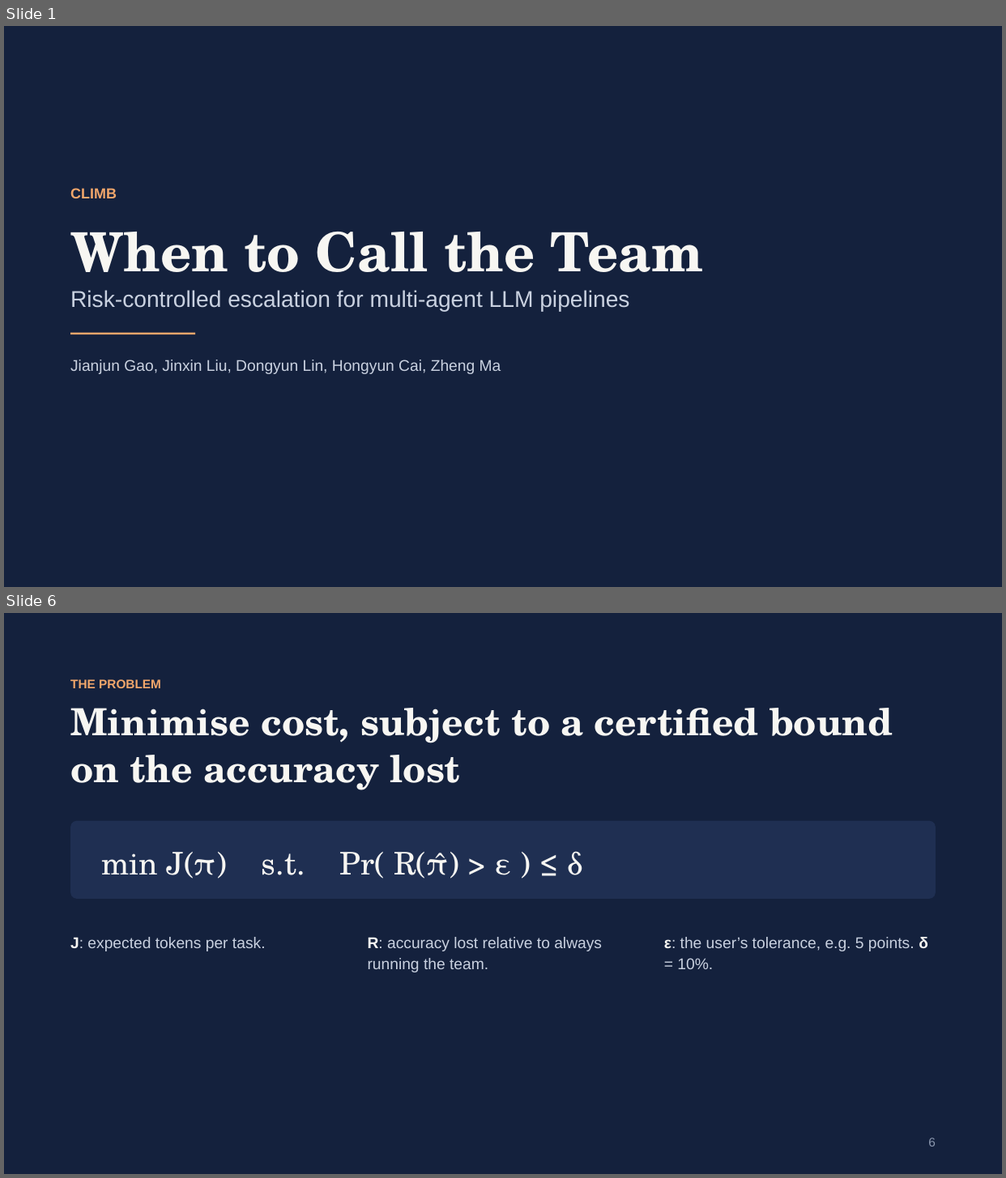
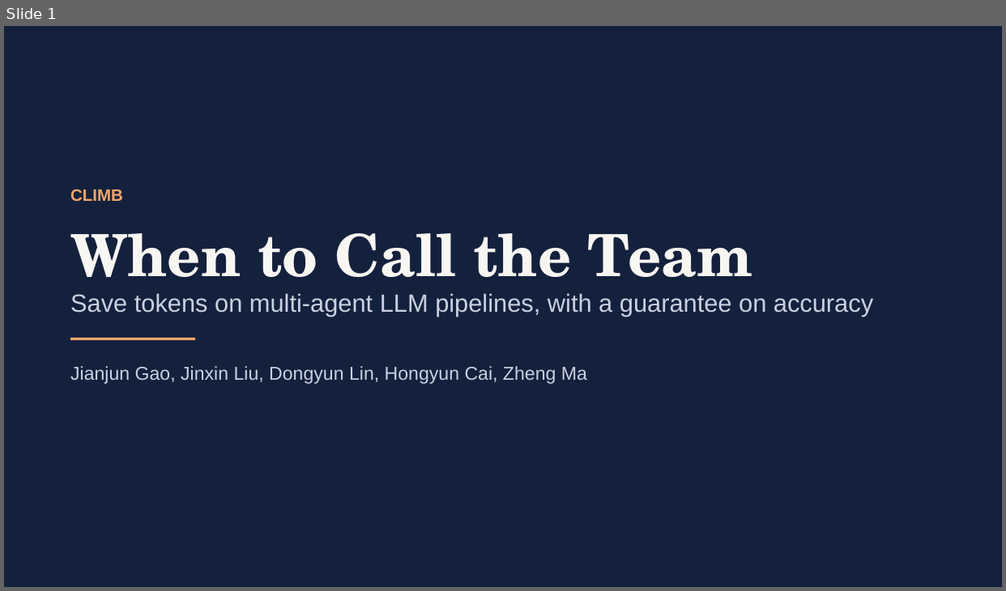
Before and after one commit to gaoj21/tokenbank, a slide deck: slides/CLIMB_talk.pptx. Shown one above the other, each under a label of ours: slides 1 and 6 before the commit, slide 1 after it; the slides between them are not shown. The pictures are 1006x1178 and 1006x591 pixels, drawn with LibreOffice and Linux fonts; fonts in the diff are those of the drawing. Boxes give left, top, right and bottom in pixels: in the first picture for what was removed or moved away, otherwise in the second. Text is boxed around its words. In the diff, an @@ line names an element or a change of style, - is before the commit and + after.

```diff
--- a/slides/CLIMB_talk.pptx
+++ b/slides/CLIMB_talk.pptx
@@ slide 6 removed at (x1=4, y1=613, x2=1002, y2=1174), background #14213D @@
@@ text removed at (x1=70, y1=679, x2=161, y2=688) @@
-THE PROBLEM
@@ text removed at (x1=70, y1=708, x2=893, y2=790) @@
-Minimise cost, subject to a certified bound on the accuracy lost
@@ rounded rectangle removed at (x1=70, y1=821, x2=936, y2=899) @@
-min J(π) s.t. Pr( R(π̂) > ε ) ≤ δ
@@ text removed at (x1=70, y1=937, x2=266, y2=952) @@
-J: expected tokens per task.
@@ text removed at (x1=368, y1=937, x2=602, y2=973) @@
-R: accuracy lost relative to always running the team.
@@ text removed at (x1=664, y1=937, x2=928, y2=969) @@
-ε: the user’s tolerance, e.g. 5 points. δ = 10%.
@@ text removed at (x1=928, y1=1138, x2=936, y2=1147) @@
-6
@@ slide 1 changed as well @@
@@ text "CLIMB" at (x1=70, y1=189, x2=123, y2=201): size 14 to 16 pt @@
@@ text "When to Call the Team" at (x1=70, y1=233, x2=753, y2=296): size 52 to 56 pt @@
@@ text at (x1=70, y1=293, x2=873, y2=317): text changed; size 22 to 24 pt @@
-Risk-controlled escalation for multi-agent LLM pipelines
+Save tokens on multi-agent LLM pipelines, with a guarantee on accuracy
@@ rectangle moved from (x1=70, y1=333, x2=196, y2=335) to (x1=70, y1=338, x2=196, y2=340) @@
@@ text "Jianjun Gao, Jinxin Liu, Dongyun ..." at (x1=70, y1=366, x2=587, y2=384): size 15 to 18 pt @@
```
Also in this commit, not shown: 17 slides added, 17 other slides removed, 14 other files.
